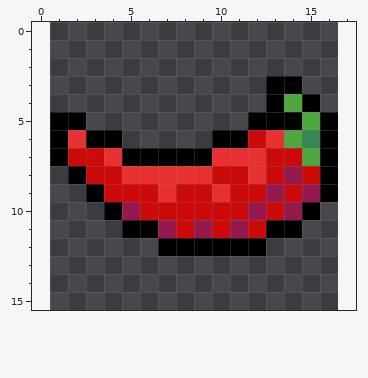
Pixel-art file -- src/assets/items/piment.aseprite. Above, as it was before the edit.
16x16 pixels, 1 frame. The old version is drawn lined up with the new one, on the new canvas.
Now the later version:
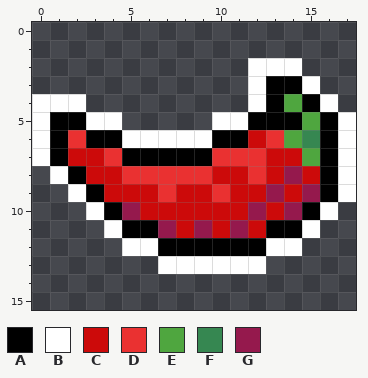
Palette (. is transparent): A #000000  B #ffffff  C #cc0a0a  D #ea3131  E #4fa63f  F #368751  G #95194d
From old to new:
canvas 16x16 -> 18x16, the old top-left corner now at 1,0
Colour B is added in row 2 at x 12 to 14; in row 3 at x 12 and 15; in row 4 at x 0 to 2, 12 and 16; in row 5 at x 0, 3 to 4, 10 to 11 and 17; in row 6 at x 0, 5 to 9 and 17; in row 7 at x 0 and 17.
Colour B is added in row 8 at x 1 and 17; in row 9 at x 2 and 17; in row 10 at x 3 and 16; in row 11 at x 4 and 15; in row 12 at x 5 to 6 and 13 to 14; in row 13 at x 7 to 12.
Changed places in both pictures, as pixel boxes (x1, y1, x2, y2):
added: (32, 58, 356, 274)
